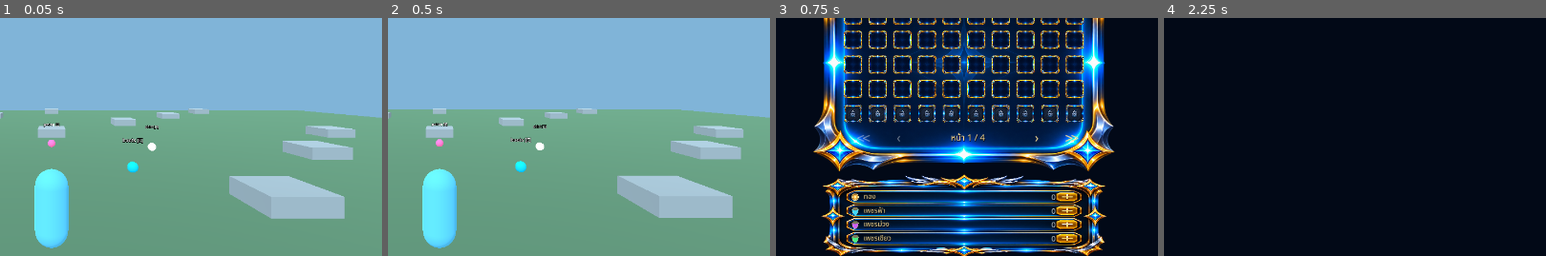
Above: before the commit, frames 1-4 (left to right).
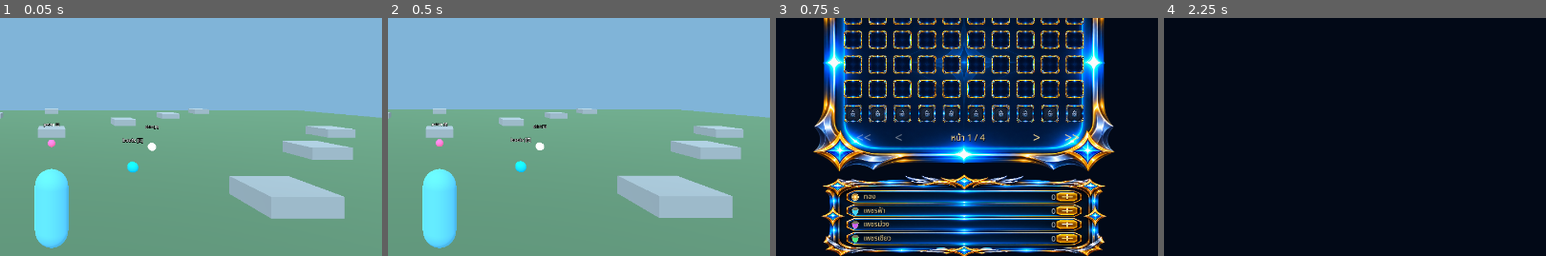
Above: after the commit, the same moments.

Repository: redfullmoon209-debug/Leoonline
Game: Godot game, scene res://scenes/main.tscn
Same seed, same stepped clock (60 frames per second), same inputs: the game is played once before the commit and once after it.
Inputs (mouse positions are % of the whole screen's width and height, from its top left):
- Up to frame 1 (0.05 s): no input
- Up to frame 2 (0.5 s): no input
- Up to frame 3 (0.75 s): click (97, 5) at 0.5 s
- Up to frame 4 (2.25 s): click "กระเป๋า" at 1.25 s; click "ตัวละคร" at 2 s
The pictures show only the part of the screen within x 43-93%, y 35-85%; the shares and areas given below are measured in that part.

Frames 1-2 are identical in both runs. In frame 3, 0.2% of the frame differs, in the area x 21-80%, y 48-52%; in frame 4, nothing differs.

Commit message:
ui: use font-safe ASCII bag page arrows; preserve approved PNG and layout

Diff:
--- a/scripts/inventory_ui.gd
+++ b/scripts/inventory_ui.gd
@@ -289,7 +289,7 @@
  for i in range(4):
   var x: float = [776.0,856.0,1170.0,1250.0][i]
   var button := _hitbox(bag_panel,x,634,60,44,_page_button.bind([0,1,3,4][i]))
-  button.text = ["≪","‹","›","≫"][i]
+  button.text = ["<<","<",">",">>"][i]
   _style_text_button(button,30)
   page_buttons.append(button)
  page_text = _label("",bag_panel,934,634,220,44,20)
